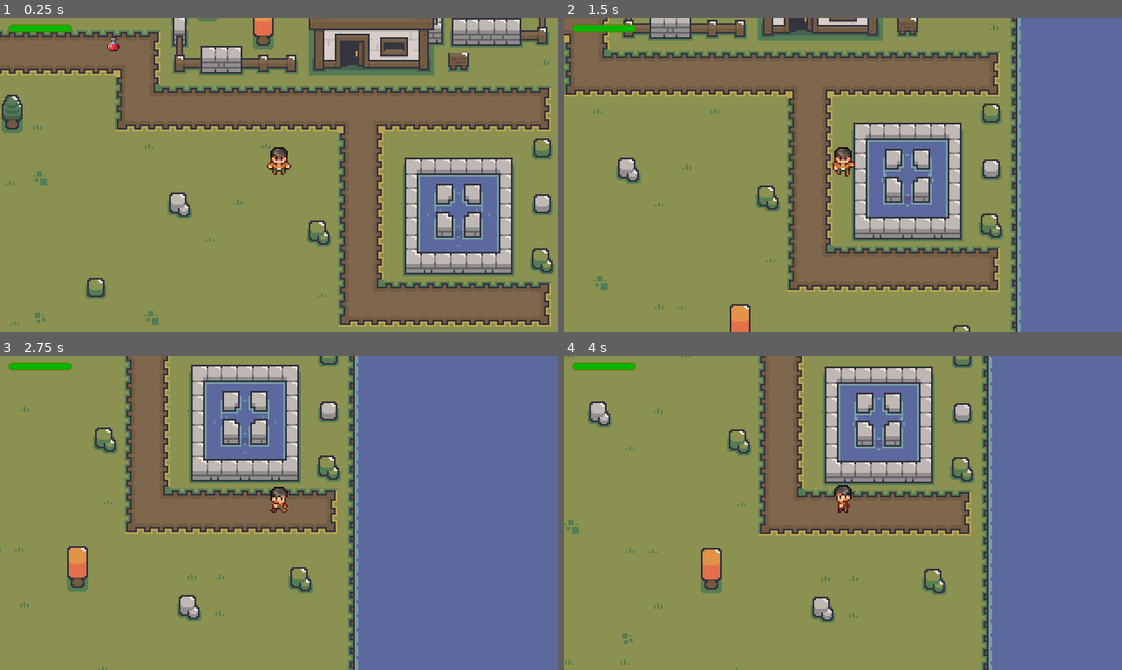
Above: before the commit, frames 1-4 (two rows, left to right).
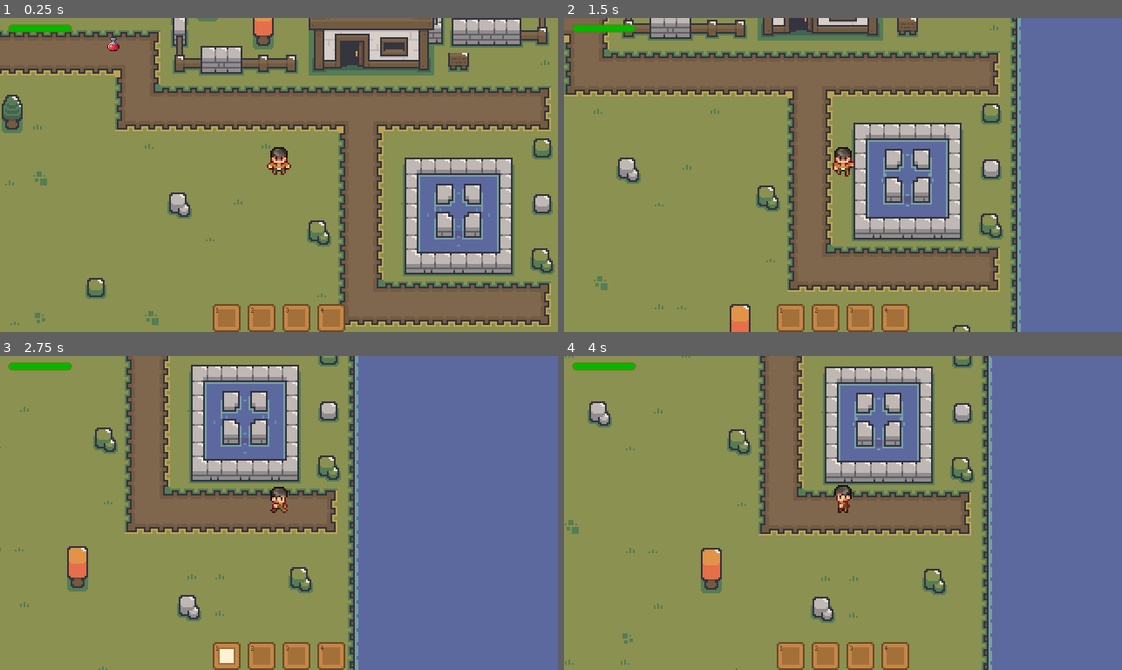
Above: after the commit, the same moments.

Repository: kahanscious/youtube-2d-arpg-series
Game: Godot game, scene res://levels/test_level.tscn
The game is run twice, just before and just after one commit, with the same random seed, the same clock (stepped at 60 frames per second) and the same inputs.
Inputs (mouse positions are in pixels of both pictures, inside the frame that each line leads up to):
- Up to frame 1 (0.25 s): no input
- Up to frame 2 (1.5 s): tap Enter at 0.5 s; move the mouse to (965, 159) at 0.52 s; hold D (move_right) 0.53-1.28 s; hold Right mouse button (use_item, bound only after the commit) 0.53-1.28 s; tap 1 at 0.8, 1.35 s; move the mouse to (731, 190) at 1.27 s; hold S (move_down) from 1.28 s (still down)
- Up to frame 3 (2.75 s): right-click (167, 528) at 1.55 s; move the mouse to (334, 443) at 2.02 s; release S (move_down) at 2.03 s; hold D (move_right) from 2.03 s (still down); click (334, 443) at 2.1 s; tap 1 at 2.3 s
- Up to frame 4 (4 s): move the mouse to (815, 575) at 2.77 s; release D (move_right) at 2.78 s; hold W (move_up) 2.78-3.53 s; right-click (815, 575) at 2.85 s; move the mouse to (1010, 560) at 3.52 s; hold A (move_left) from 3.53 s (still down); tap 1 at 3.6 s

The runs differ from the first frame. In frame 1, 1.8% of the frame differs, in the area x 38-62%, y 91-100%; in frame 2, 1.8%; in frame 3, 1.8%; in frame 4, 1.8%.

Commit message:
video 9

Diff:
--- a/character/character.gd
+++ b/character/character.gd
@@ -79,3 +79,12 @@
 	is_invulnerable = true
 	await get_tree().create_timer(invulvnerability_time).timeout
 	is_invulnerable = false
+
+
+func heal(amount: int) -> bool:
+	if current_health >= max_health:
+		return false
+
+	current_health = min(current_health + amount, max_health)
+	health_bar.value = current_health
+	return true
--- a/character/character.tscn
+++ b/character/character.tscn
@@ -11,6 +11,7 @@
 [ext_resource type="PackedScene" uid="uid://c33sid50py53w" path="res://components/hitbox/hitbox.tscn" id="9_c4oxl"]
 [ext_resource type="AudioStream" uid="uid://ktysxhrwqron" path="res://assets/sfx/Battle/22_Slash_04.wav" id="10_qs8x1"]
 [ext_resource type="PackedScene" uid="uid://c1p5e8psuhivy" path="res://inventory/inventory.tscn" id="11_8r4w4"]
+[ext_resource type="PackedScene" uid="uid://ds0cb2m2gmg7s" path="res://inventory/inventory_bar.tscn" id="12_a7qf6"]
 
 [sub_resource type="RectangleShape2D" id="RectangleShape2D_kder7"]
 size = Vector2(10, 16)
@@ -652,3 +653,5 @@
 show_percentage = false
 
 [node name="Inventory" parent="." instance=ExtResource("11_8r4w4")]
+
+[node name="InventoryBar" parent="." instance=ExtResource("12_a7qf6")]
--- a/inventory/inventory.gd
+++ b/inventory/inventory.gd
@@ -2,7 +2,7 @@
 
 signal inventory_changed
 
-@export var max_slots: int = 10
+@export var max_slots: int = 4
 
 var items: Array[Dictionary] = []
 
@@ -26,7 +26,7 @@
 
 	for slot in items:
 		if not slot.item:
-			slot.item = items
+			slot.item = item
 			slot.quantity = min(quantity, item.max_stack_size)
 			inventory_changed.emit()
 			return true
@@ -36,7 +36,7 @@
 
 func has_item(item_id: String) -> bool:
 	for slot in items:
-		if slot.item and slot.item_id == item_id:
+		if slot.item and slot.item.id == item_id:
 			return true
 	return false
 
--- /dev/null
+++ b/inventory/inventory_bar.gd
@@ -0,0 +1,73 @@
+extends CanvasLayer
+
+@onready var slots: HBoxContainer = $Control/HBoxContainer/Slots
+
+const SLOT_SCENE = preload("res://inventory/inventory_slot.tscn")
+
+var inventory: Inventory
+var selected_slot: int = -1
+
+
+func _ready() -> void:
+	inventory = get_node("../Inventory")
+	if inventory:
+		inventory.inventory_changed.connect(_on_inventory_changed)
+		_create_slots(inventory.max_slots)
+	else:
+		print("No inventory found!")
+
+
+func _create_slots(count: int) -> void:
+	for i in range(count):
+		var slot = SLOT_SCENE.instantiate()
+		slot.set_slot_index(i)
+		slots.add_child(slot)
+
+
+func _input(event: InputEvent) -> void:
+	if event.is_pressed():
+		for i in range(4):
+			if Input.is_key_pressed(KEY_1 + i):
+				select_slot(i)
+				get_viewport().set_input_as_handled()
+
+	if event.is_action_pressed("use_item") and selected_slot != -1:
+		use_selected_item()
+
+
+func select_slot(index: int) -> void:
+	if index == selected_slot:
+		selected_slot = -1
+	else:
+		selected_slot = index
+
+	for i in range(slots.get_child_count()):
+		var slot = slots.get_child(i)
+		slot.set_selected(i == selected_slot)
+
+
+func use_selected_item() -> void:
+	if selected_slot >= 0 and selected_slot < inventory.items.size():
+		var item_data = inventory.items[selected_slot]
+		if item_data.item:
+			var character = owner as Character
+			if character and item_data.item.use(character):
+				if item_data.quantity > 1:
+					item_data.quantity -= 1
+				else:
+					item_data.item = null
+					item_data.quantity = 0
+				inventory.inventory_changed.emit()
+				select_slot(selected_slot)
+			else:
+				print("Failed to use item")
+
+
+func _on_inventory_changed() -> void:
+	for i in range(inventory.items.size()):
+		var slot = slots.get_child(i)
+		var item_data = inventory.items[i]
+		if item_data.item:
+			slot.set_item(item_data.item, item_data.quantity)
+		else:
+			slot.clear()
--- /dev/null
+++ b/inventory/inventory_bar.tscn
@@ -0,0 +1,35 @@
+[gd_scene load_steps=2 format=3 uid="uid://ds0cb2m2gmg7s"]
+
+[ext_resource type="Script" path="res://inventory/inventory_bar.gd" id="1_v88a8"]
+
+[node name="InventoryBar" type="CanvasLayer"]
+layer = 5
+script = ExtResource("1_v88a8")
+
+[node name="Control" type="Control" parent="."]
+layout_mode = 3
+anchors_preset = 7
+anchor_left = 0.5
+anchor_top = 1.0
+anchor_right = 0.5
+anchor_bottom = 1.0
+grow_horizontal = 2
+grow_vertical = 0
+mouse_filter = 2
+
+[node name="HBoxContainer" type="HBoxContainer" parent="Control"]
+layout_mode = 1
+anchors_preset = 7
+anchor_left = 0.5
+anchor_top = 1.0
+anchor_right = 0.5
+anchor_bottom = 1.0
+offset_left = -20.0
+offset_top = -40.0
+offset_right = 20.0
+grow_horizontal = 2
+grow_vertical = 0
+
+[node name="Slots" type="HBoxContainer" parent="Control/HBoxContainer"]
+layout_mode = 2
+size_flags_vertical = 8
--- /dev/null
+++ b/inventory/inventory_slot.gd
@@ -0,0 +1,48 @@
+class_name InventorySlot extends TextureRect
+
+@onready var slot_number: Label = $SlotNumber
+@onready var item_icon: TextureRect = $ItemIcon
+@onready var quantity_label: Label = $QuantityLabel
+@onready var normal_texture = texture
+
+@export var selected_texture: AtlasTexture
+
+var slot_index: int = 0
+var _pending_slot_index: int = -1
+
+
+func _ready() -> void:
+	if _pending_slot_index != -1:
+		slot_number.text = str(_pending_slot_index + 1)
+		slot_index = _pending_slot_index
+	else:
+		slot_number.text = str(slot_index + 1)
+
+	quantity_label.text = ""
+	quantity_label.visible = false
+
+
+func set_item(item: Item, quantity: int) -> void:
+	item_icon.texture = item.icon
+	item_icon.visible = true
+	quantity_label.text = str(quantity) if quantity > 1 else ""
+	quantity_label.visible = quantity > 1
+
+
+func clear() -> void:
+	item_icon.texture = null
+	item_icon.visible = false
+	quantity_label.visible = false
+
+
+func set_slot_index(index: int) -> void:
+	if not is_node_ready():
+		_pending_slot_index = index
+		return
+
+	slot_index = index
+	slot_number.text = str(index + 1)
+
+
+func set_selected(selected: bool) -> void:
+	texture = selected_texture if selected else normal_texture
--- /dev/null
+++ b/inventory/inventory_slot.tscn
@@ -0,0 +1,69 @@
+[gd_scene load_steps=6 format=3 uid="uid://b7xkrkoiduafi"]
+
+[ext_resource type="Texture2D" uid="uid://dgdk4x6s38wmy" path="res://assets/ui/tilemap.png" id="1_8el1p"]
+[ext_resource type="Script" path="res://inventory/inventory_slot.gd" id="1_vwn5x"]
+[ext_resource type="FontFile" uid="uid://b2boendgcs7l6" path="res://assets/fonts/BitPotion.ttf" id="3_6jxvq"]
+
+[sub_resource type="AtlasTexture" id="AtlasTexture_hkl2q"]
+atlas = ExtResource("1_8el1p")
+region = Rect2(187, 0, 16, 16)
+
+[sub_resource type="AtlasTexture" id="AtlasTexture_kqdsa"]
+atlas = ExtResource("1_8el1p")
+region = Rect2(170, 0, 16, 16)
+
+[node name="InventorySlot" type="TextureRect"]
+custom_minimum_size = Vector2(16, 16)
+offset_right = 16.0
+offset_bottom = 16.0
+texture = SubResource("AtlasTexture_hkl2q")
+stretch_mode = 4
+script = ExtResource("1_vwn5x")
+selected_texture = SubResource("AtlasTexture_kqdsa")
+
+[node name="SlotNumber" type="Label" parent="."]
+layout_mode = 0
+offset_left = 2.0
+offset_top = 1.0
+offset_right = 7.0
+offset_bottom = 7.0
+theme_override_colors/font_color = Color(0.223103, 0.223103, 0.223103, 1)
+theme_override_fonts/font = ExtResource("3_6jxvq")
+theme_override_font_sizes/font_size = 6
+text = "1"
+
+[node name="ItemIcon" type="TextureRect" parent="."]
+layout_mode = 1
+anchors_preset = 8
+anchor_left = 0.5
+anchor_top = 0.5
+anchor_right = 0.5
+anchor_bottom = 0.5
+offset_left = -4.0
+offset_top = -4.0
+offset_right = 4.0
+offset_bottom = 4.0
+grow_horizontal = 2
+grow_vertical = 2
+expand_mode = 3
+stretch_mode = 5
+
+[node name="QuantityLabel" type="Label" parent="."]
+layout_mode = 1
+anchors_preset = 3
+anchor_left = 1.0
+anchor_top = 1.0
+anchor_right = 1.0
+anchor_bottom = 1.0
+offset_left = -5.0
+offset_top = -8.0
+offset_right = 1.0
+offset_bottom = 2.0
+grow_horizontal = 0
+grow_vertical = 0
+theme_override_colors/font_color = Color(1, 1, 1, 1)
+theme_override_colors/font_outline_color = Color(0, 0, 0, 1)
+theme_override_constants/outline_size = 1
+theme_override_fonts/font = ExtResource("3_6jxvq")
+theme_override_font_sizes/font_size = 8
+text = "5"
--- a/items/health_potion/health_potion.tres
+++ b/items/health_potion/health_potion.tres
@@ -17,4 +17,5 @@
 max_stack_size = 5
 item_type = 0
 damage = 0
+heal_amount = 20
 use_animation_prefix = ""
--- a/items/item.gd
+++ b/items/item.gd
@@ -10,4 +10,15 @@
 @export var max_stack_size: int = 1
 @export var item_type: ItemType
 @export var damage: int = 0
+@export_range(0, 100) var heal_amount: int = 0
 @export var use_animation_prefix: String = ""
+
+
+func use(character: Character) -> bool:
+	match item_type:
+		ItemType.CONSUMABLE:
+			if heal_amount > 0:
+				return character.heal(heal_amount)
+		ItemType.WEAPON:
+			pass
+	return false
--- a/items/item_configs.gd
+++ b/items/item_configs.gd
@@ -4,7 +4,6 @@
 	"health_potion":
 	{
 		"scale": Vector2(0.5, 0.5),
-		"heal_amount": 5,
 	}
 }
 
--- a/items/item_pickup.gd
+++ b/items/item_pickup.gd
@@ -1,9 +1,14 @@
+@tool
 class_name ItemPickup extends Area2D
 
 @onready var sprite: Sprite2D = $Sprite2D
 @onready var collision_shape: CollisionShape2D = $CollisionShape2D
 
-@export var item: Item
+@export var item: Item:
+	set(new_item):
+		item = new_item
+		if Engine.is_editor_hint() and is_node_ready():
+			_update_sprite()
 @export var quantity: int = 1
 
 const ItemConfig = preload("res://items/item_configs.gd")
@@ -18,13 +23,19 @@
 		printerr("ItemPickup: no sprite node found!")
 		return
 
-	sprite.texture = item.icon
+	_update_sprite()
 
-	await get_tree().process_frame
+	if not Engine.is_editor_hint():
+		await get_tree().process_frame
 
-	var config = ItemConfig.get_config(item.id)
-	if config.has("scale"):
-		scale = config.scale
+		var config = ItemConfig.get_config(item.id)
+		if config.has("scale"):
+			scale = config.scale
+
+
+func _update_sprite() -> void:
+	if item and item.get("icon") and sprite:
+		sprite.texture = item.icon
 
 
 func _on_body_entered(body: Node2D) -> void:
--- a/levels/test_level.tscn
+++ b/levels/test_level.tscn
@@ -834,11 +834,14 @@
 position = Vector2(64, 62)
 shape = SubResource("RectangleShape2D_iymj6")
 
-[node name="ItemPickup" parent="." instance=ExtResource("16_eee45")]
+[node name="Potions" type="Node" parent="."]
+
+[node name="ItemPickup" parent="Potions" instance=ExtResource("16_eee45")]
 position = Vector2(322, 155)
+scale = Vector2(0.5, 0.5)
 collision_layer = 4
 collision_mask = 16
 item = ExtResource("17_00y8q")
 
-[node name="CollisionShape2D2" type="CollisionShape2D" parent="ItemPickup"]
+[node name="CollisionShape2D2" type="CollisionShape2D" parent="Potions/ItemPickup"]
 shape = SubResource("CircleShape2D_edds6")
--- a/project.godot
+++ b/project.godot
@@ -66,6 +66,11 @@
 , Object(InputEventKey,"resource_local_to_scene":false,"resource_name":"","device":-1,"window_id":0,"alt_pressed":false …(182 unchanged characters)…
 ]
 }
+use_item={
+"deadzone": 0.5,
+"events": [Object(InputEventMouseButton,"resource_local_to_scene":false,"resource_name":"","device":-1,"window_id":0,"alt_pressed":false,"shift_pressed":false,"ctrl_pressed":false,"meta_pressed":false,"button_mask":2,"position":Vector2(209, 13),"global_position":Vector2(218, 59),"factor":1.0,"button_index":2,"canceled":false,"pressed":true,"double_click":false,"script":null)
+]
+}
 
 [layer_names]
 
Binary file added: assets/fonts/BitPotion.ttf
Binary file added: assets/ui/tilemap.png
Not shown: 1 places in character/character.tscn that only renumber resources
